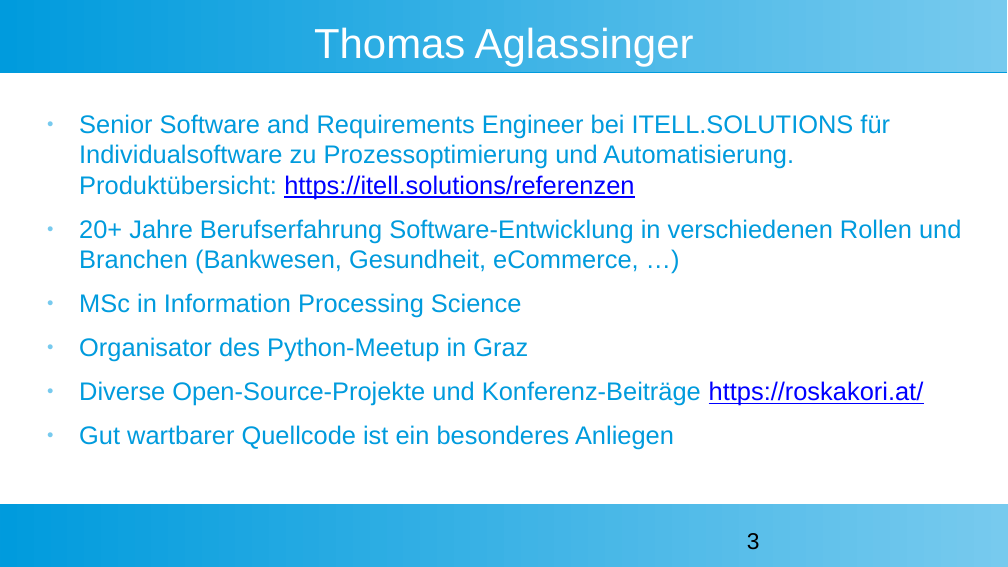
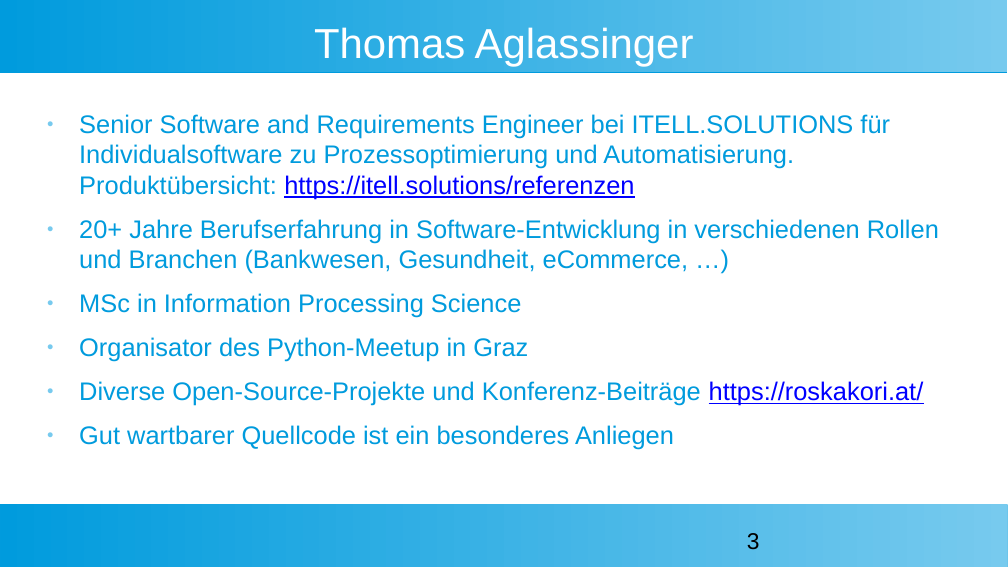
Before and after one commit to pygraz/django-flutter-example, a slide deck: slide 3 of enterPy Django meets Flutter.pptx. Drawn at 1008x567 pixels with LibreOffice and Linux fonts; fonts in the diff are those of the drawing; background and template pictures are left out. Boxes give left, top, right and bottom in pixels: in the first picture for what was removed or moved away, otherwise in the second. Text is boxed around its words. In the diff, an @@ line names an element or a change of style, - is before the commit and + after.

```diff
--- a/enterPy Django meets Flutter.pptx
+++ b/enterPy Django meets Flutter.pptx
@@ text at <box>79,219,939,274</box>: text changed @@
-● 20+ Jahre Berufserfahrung Software-Entwicklung in verschiedenen Rollen und Branchen (Bankwesen, Gesundheit, eCommerce, …)
+● 20+ Jahre Berufserfahrung in Software-Entwicklung in verschiedenen Rollen und Branchen (Bankwesen, Gesundheit, eCommerce, …)
```
Also in this commit, not shown: 18 other slides changed, 17 slides added, 3 slides removed.
